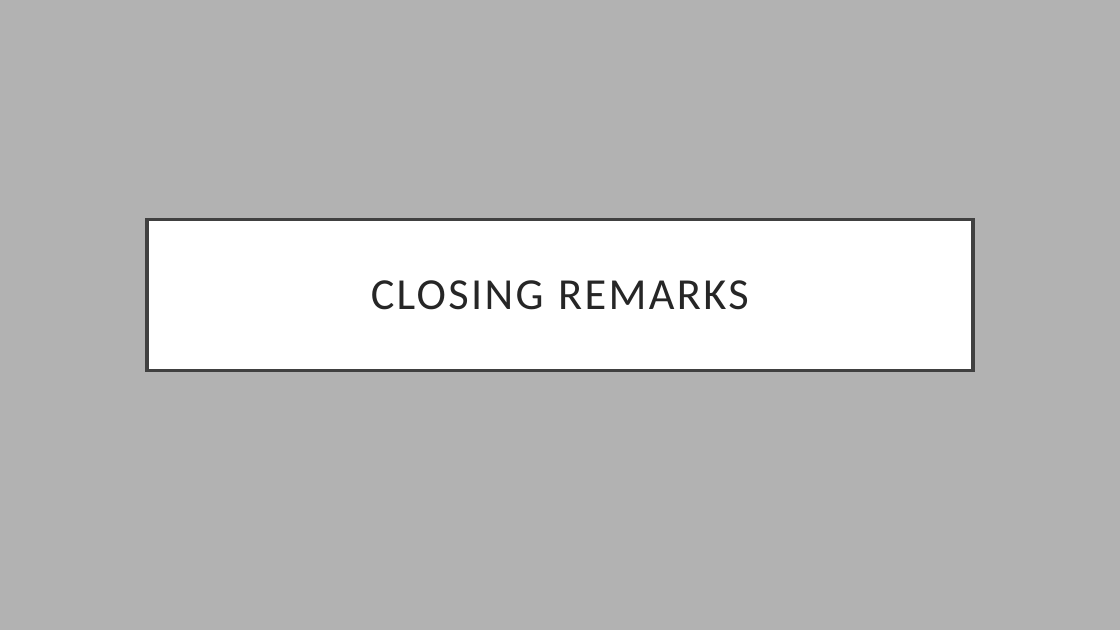
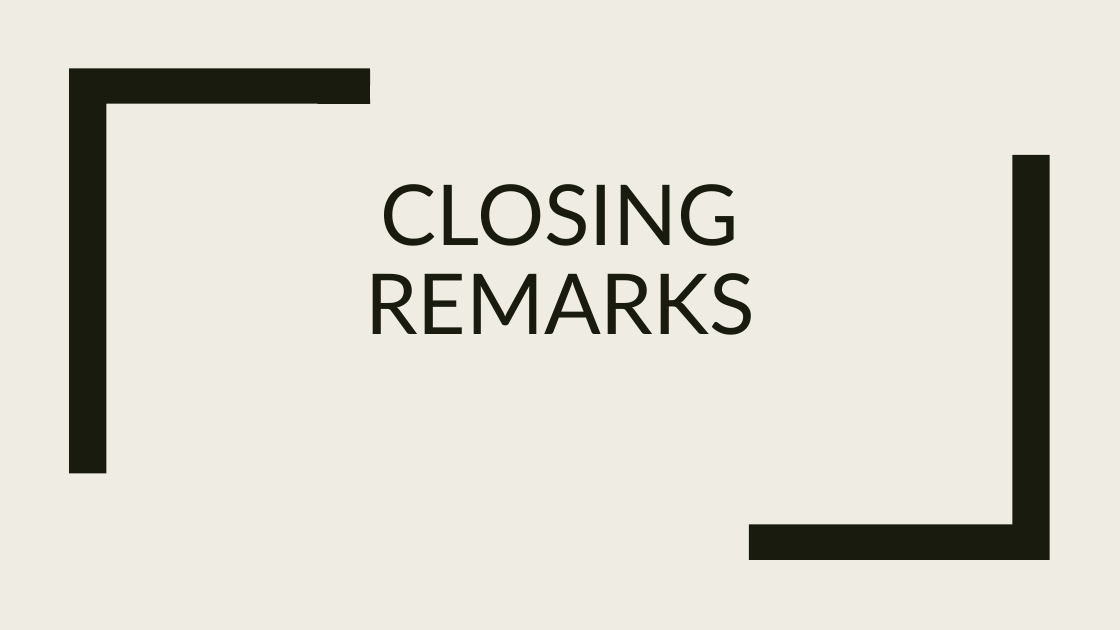
Before and after one commit to cwoodruff/terraform-workshop, a slide deck: slide 1 of slides/8-Closing Remarks.pptx. Drawn at 1120x630 pixels with LibreOffice and Linux fonts; fonts in the diff are those of the drawing. Boxes give left, top, right and bottom in pixels: in the first picture for what was removed or moved away, otherwise in the second. Text is boxed around its words. In the diff, an @@ line names an element or a change of style, - is before the commit and + after.

```diff
--- a/slides/8-Closing Remarks.pptx
+++ b/slides/8-Closing Remarks.pptx
@@ background #B2B2B2 to #EFEDE3 @@
@@ freeform shape added at <box>69,68,370,473</box>, fill #191B0E @@
@@ title "CLOSING REMARKS": place and size @@
-title "CLOSING REMARKS" at <box>147,219,973,371</box>
+title "CLOSING REMARKS" at <box>365,184,755,335</box>
@@ title "CLOSING REMARKS" at <box>365,184,755,335</box>: size 38 to 72 pt, font Calibri to Lato, text colour #262626 to #191B0E, letter spacing 2 to 0 pt; line spacing 0.9 to 0.89; vertical alignment middle to bottom; fill #FFFFFF to none; outline #404040 3 pt to none @@
@@ freeform shape added at <box>749,155,1050,560</box>, fill #191B0E @@
```
Also in this commit, not shown: 3 other slides changed, 2 slides added, 3 slides removed, 8 other files.
